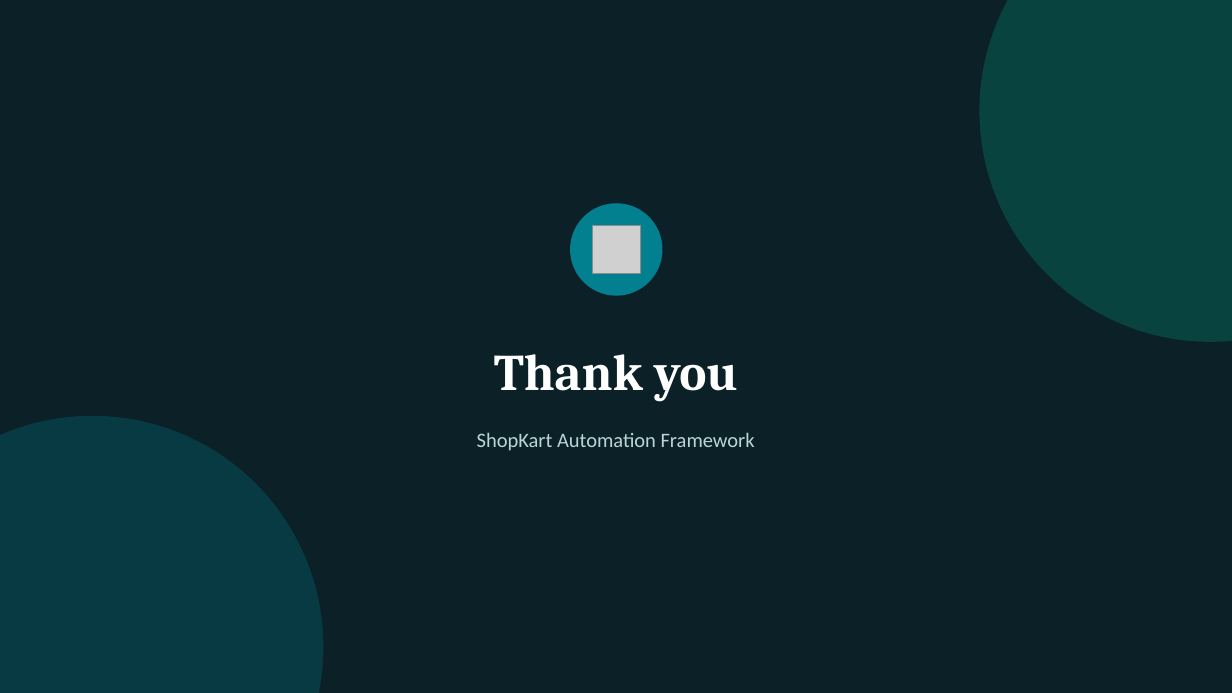
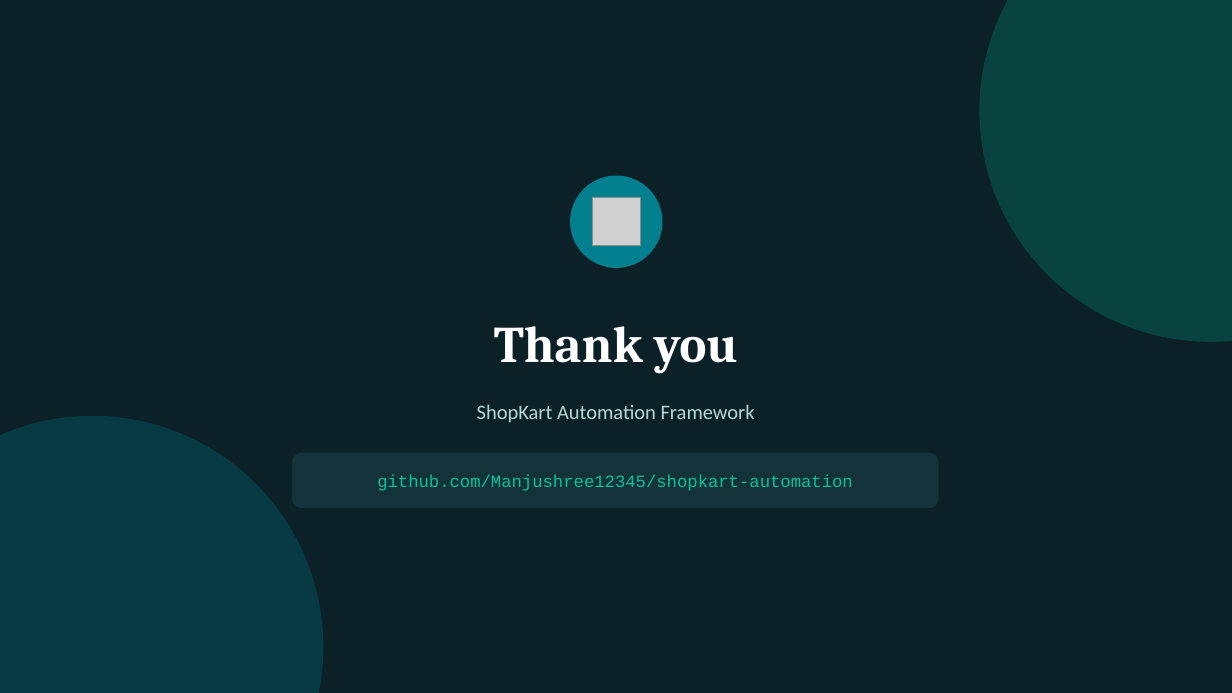
Before and after one commit to ust-sdet-training/SDET, a slide deck: slide 11 of shopkart_automation.pptx (slide 10 before the commit). Drawn at 1232x693 pixels with LibreOffice and Linux fonts; fonts in the diff are those of the drawing; grey boxes stand for pictures. Boxes give left, top, right and bottom in pixels: in the first picture for what was removed or moved away, otherwise in the second. Text is boxed around its words. In the diff, an @@ line names an element or a change of style, - is before the commit and + after.

Commit message:
updated ppt

```diff
--- a/shopkart_automation.pptx
+++ b/shopkart_automation.pptx
@@ ellipse: place and size @@
-ellipse at <box>570,203,663,296</box>
+ellipse at <box>570,176,663,268</box>
@@ picture: place and size @@
-picture at <box>592,226,640,274</box>
+picture at <box>592,198,640,246</box>
@@ text "Thank you": place and size @@
-text "Thank you" at <box>494,354,738,401</box>
+text "Thank you" at <box>494,326,738,374</box>
@@ text "ShopKart Automation Framework": place and size @@
-text "ShopKart Automation Framework" at <box>477,432,755,451</box>
+text "ShopKart Automation Framework" at <box>477,404,755,423</box>
@@ rounded rectangle added at <box>292,453,939,508</box>, fill #13323A @@
@@ text added at <box>377,475,853,491</box>, 13.5 pt, text #02C39A @@
+github.com/Manjushree12345/shopkart-automation
```
Also in this commit, not shown: 10 slides added, 9 slides removed.
